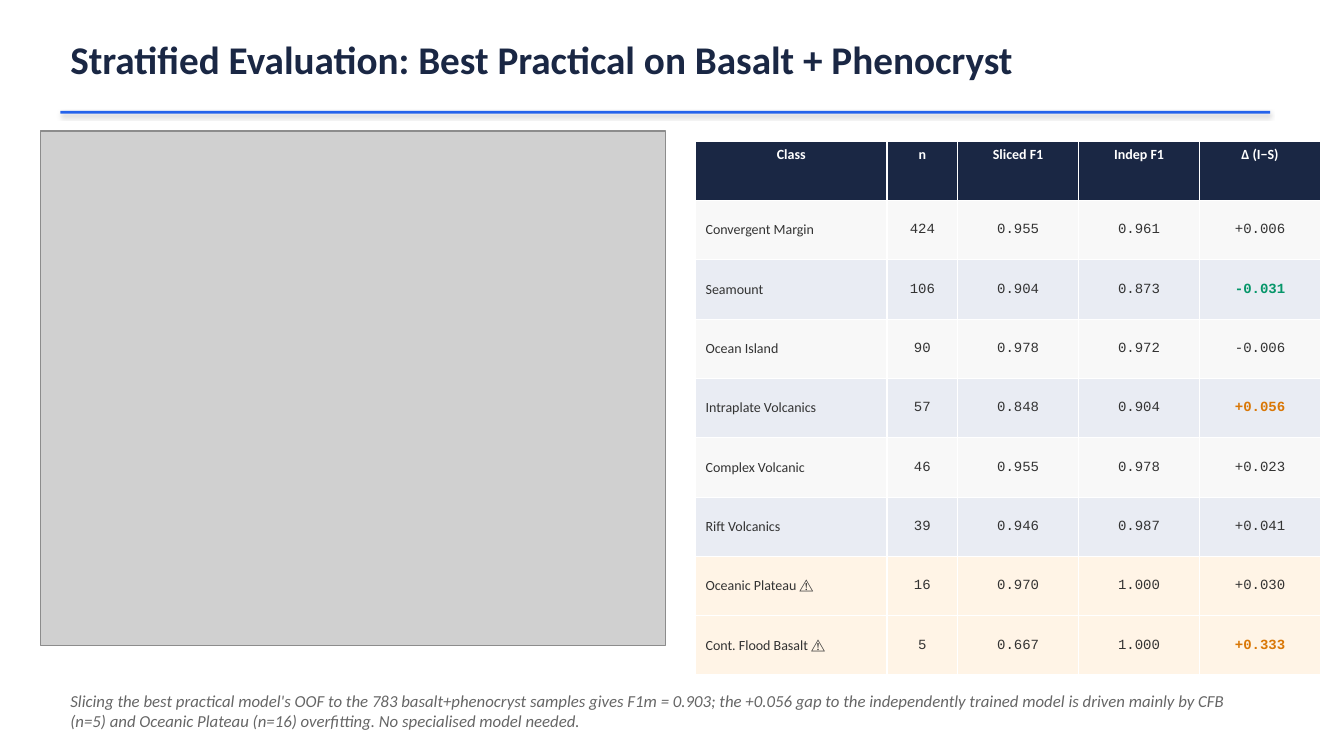
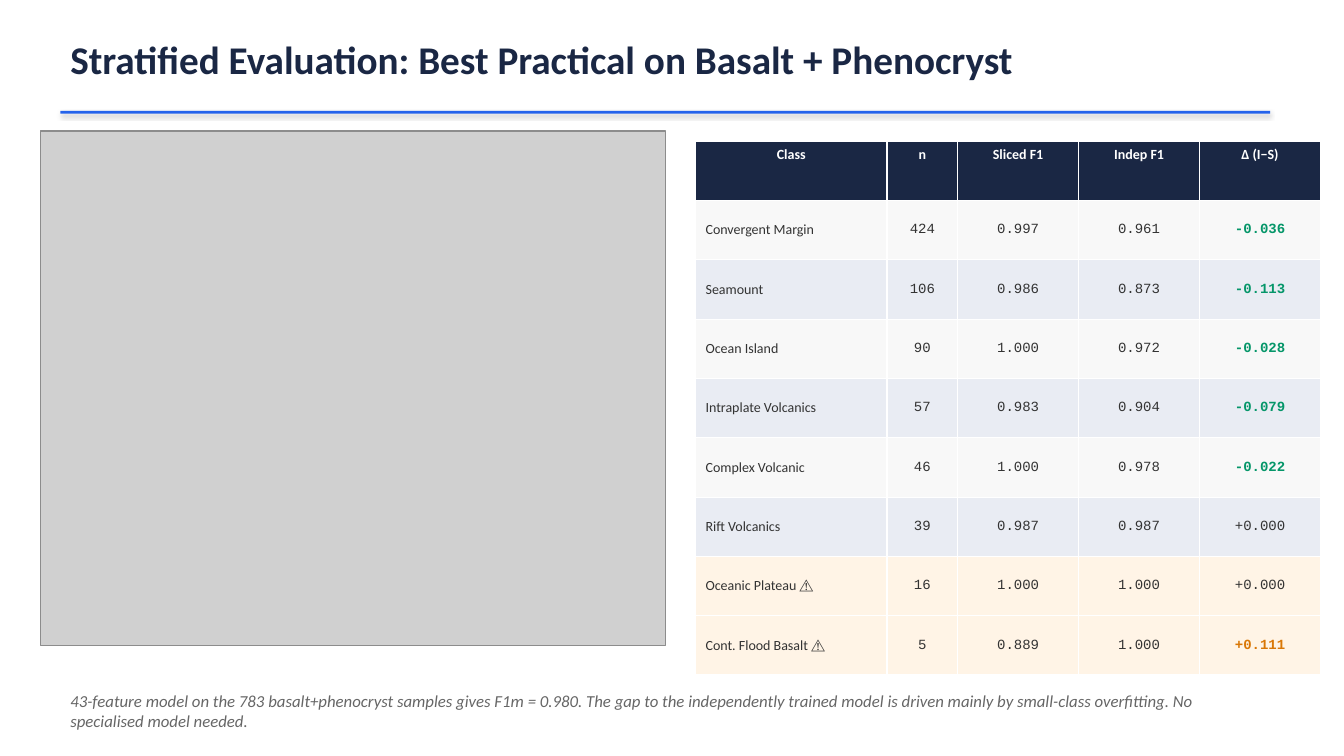
Before and after one commit to SteadfastAsArt/cpx-tectonic-dashboard, a slide deck: slide 13 of CPX_Tectonic_Classification.pptx. Drawn at 1344x756 pixels with LibreOffice and Linux fonts; fonts in the diff are those of the drawing; grey boxes stand for pictures. Boxes give left, top, right and bottom in pixels: in the first picture for what was removed or moved away, otherwise in the second. Text is boxed around its words. In the diff, an @@ line names an element or a change of style, - is before the commit and + after.

```diff
--- a/CPX_Tectonic_Classification.pptx
+++ b/CPX_Tectonic_Classification.pptx
@@ table at box(696, 141, 1321, 676) @@
-row 2, column 3: 0.955
+row 2, column 3: 0.997
-row 2, column 5: +0.006
+row 2, column 5: -0.036
-row 3, column 3: 0.904
+row 3, column 3: 0.986
-row 3, column 5: -0.031
+row 3, column 5: -0.113
-row 4, column 3: 0.978
+row 4, column 3: 1.000
-row 4, column 5: -0.006
+row 4, column 5: -0.028
-row 5, column 3: 0.848
+row 5, column 3: 0.983
-row 5, column 5: +0.056
+row 5, column 5: -0.079
-row 6, column 3: 0.955
+row 6, column 3: 1.000
-row 6, column 5: +0.023
+row 6, column 5: -0.022
-row 7, column 3: 0.946
+row 7, column 3: 0.987
-row 7, column 5: +0.041
+row 7, column 5: +0.000
-row 8, column 3: 0.970
+row 8, column 3: 1.000
-row 8, column 5: +0.030
+row 8, column 5: +0.000
-row 9, column 3: 0.667
+row 9, column 3: 0.889
-row 9, column 5: +0.333
+row 9, column 5: +0.111
@@ text at box(70, 695, 1192, 730): text changed @@
-Slicing the best practical model's OOF to the 783 basalt+phenocryst samples gives F1m = 0.903; the +0.056 gap to the independently trained model is driven mainly by CFB (n=5) and Oceanic Plateau (n=16) overfitting. No specialised model needed.
+43-feature model on the 783 basalt+phenocryst samples gives F1m = 0.980. The gap to the independently trained model is driven mainly by small-class overfitting. No specialised model needed.
```
Also in this commit, not shown: 8 other slides changed, 3 slides added, 1 slide removed, 6 other files.
